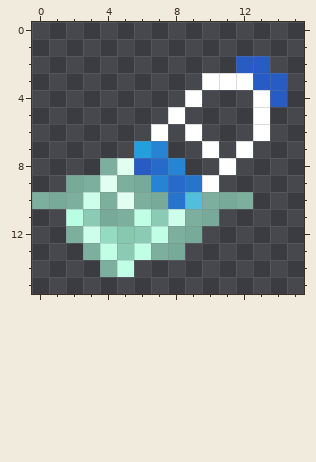
File history of a pixel-art sprite, assets/bottle.png. The picture above was drawn from the file before the commit.
The file is 64x64 pixels, drawn in blocks of 4x4; one block is one cell here. Colours within 5 levels of each other are drawn and written as one.
The result:
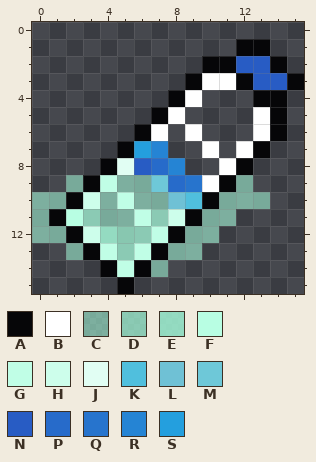
Palette (. is transparent): A #060608  B #ffffff  C #a6fcdb92  D #a6fcdbb8  E #a6fcdbd0  F #b8fee3  G #c0fee6  H #cdfeeb  J #e1fef3  K #50bfdd  L #6fc1d5  M #6ec8d8  N #285cc4  P #276bca  Q #2774cd  R #2584d4  S #249fde
Edits made:
y 1: x 12..13 .. -> AA
y 2: x 10..11 .. -> AA; x 14 . -> A
y 3: x 9 . -> A; x 12 B -> A; x 15 . -> A
y 4: x 8 . -> A; x 13..14 BN -> AA
y 5: x 7 . -> A; x 14 . -> A
y 6: x 6 . -> A; x 14 . -> A
y 7: x 5 . -> A; x 13 . -> A
y 8: x 4 C -> A; x 12 . -> A
y 9: x 3..4 CJ -> AG; x 7 R -> M; x 11..12 .. -> AC
y 10: x 2 C -> A; x 5 J -> G; x 8 Q -> L; x 10 C -> A; x 13 . -> C
y 11: x 0..1 .. -> CA; x 9 C -> A; x 11 . -> C
y 12: x 0..2 ..C -> CCA; x 8 C -> A; x 10 . -> C
y 13: x 2..3 .C -> CA; x 7 C -> A; x 9 . -> C
y 14: x 4 C -> A; x 6..7 .. -> AC
y 15: x 5 . -> A
Boxes around the changes in both pictures, in picture pixels (x1, y1, x2, y2):
changed: (32, 39, 304, 294)
